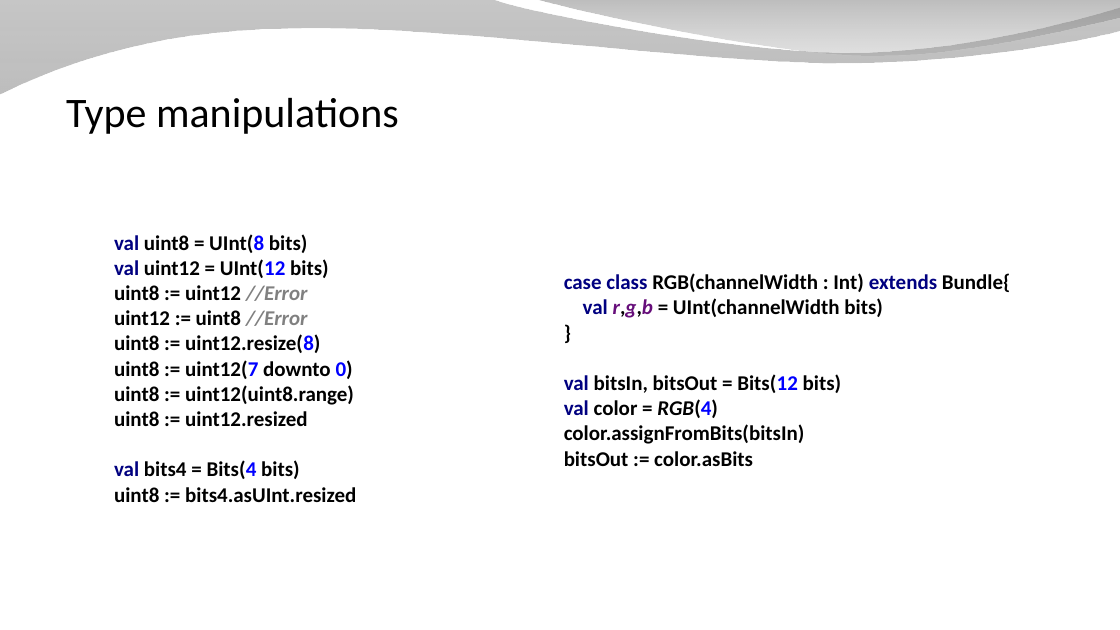
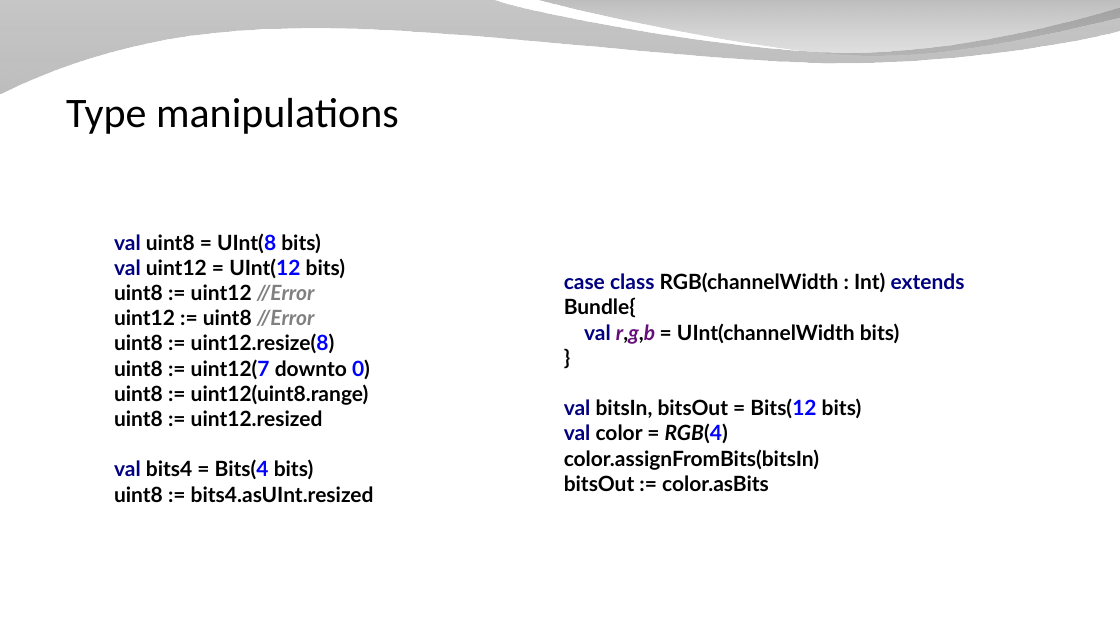
Before and after one commit to SpinalHDL/SpinalDoc, a slide deck: slide 9 of presentation/en/workshop/equivalence.odp. Drawn at 1120x630 pixels with LibreOffice and Linux fonts; fonts in the diff are those of the drawing; background and template pictures are left out. Boxes give left, top, right and bottom in pixels: in the first picture for what was removed or moved away, otherwise in the second. Text is boxed around its words. In the diff, an @@ line names an element or a change of style, - is before the commit and + after.

```diff
--- a/presentation/en/workshop/equivalence.odp
+++ b/presentation/en/workshop/equivalence.odp
@@ text "val uint8 = UInt(8 bits) ..." at (x1=114, y1=233, x2=374, y2=502): font Calibri to Lato @@
@@ text "case class RGB(channelWidth : Int) ..." at (x1=564, y1=272, x2=965, y2=491): font Calibri to Lato @@
```
Also in this commit, not shown: 9 other slides changed, 11 other files.
